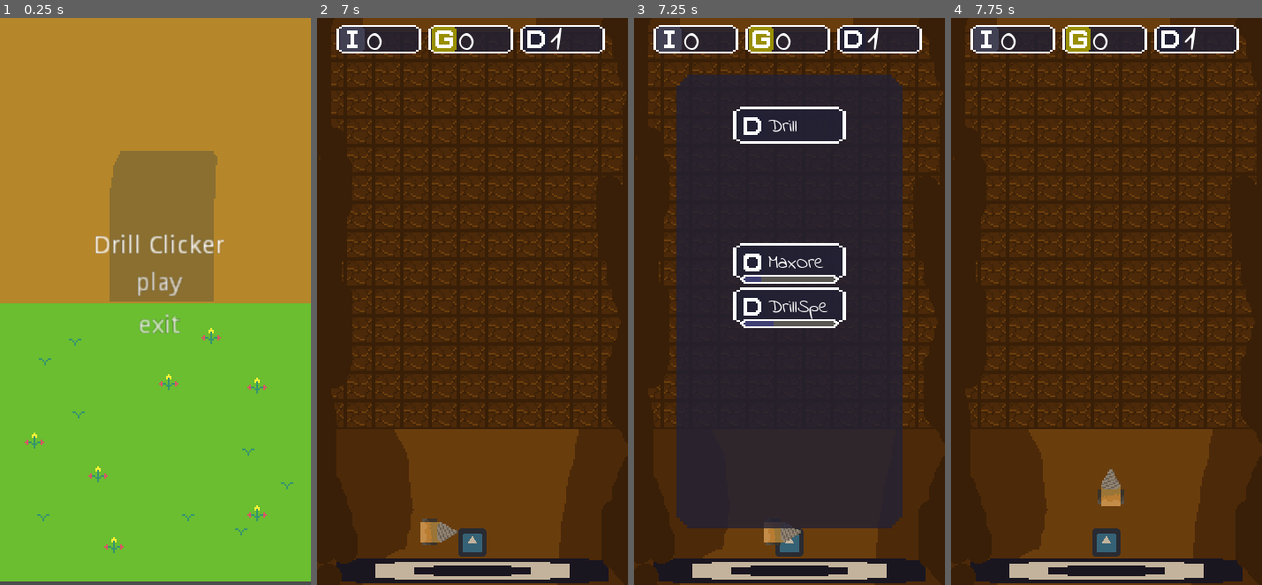
Above: before the commit, frames 1-4 (left to right).
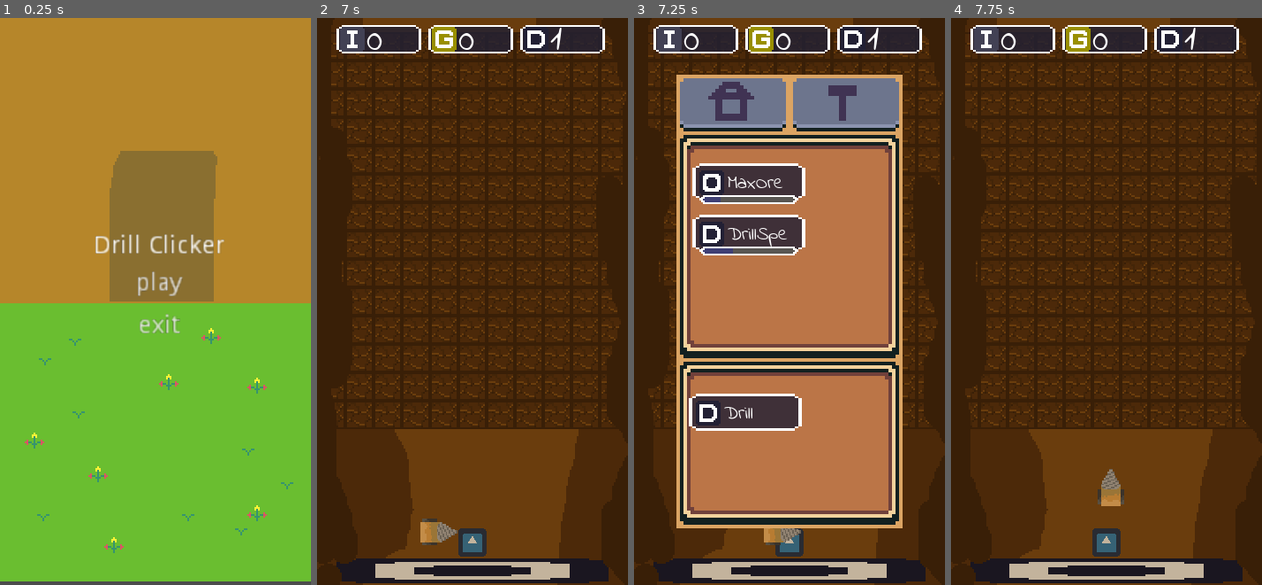
Above: after the commit, the same moments.

Repository: IzumiKei/DrillClicker
Game: Godot game, scene res://Scenes/menu.tscn
Same seed, same stepped clock (60 frames per second), same inputs: the game is played once before the commit and once after it. The engine's default icon, where the game draws it, is replaced by a stand-in: a white triangle on a blue panel in a dark square.
Inputs:
- Up to frame 1 (0.25 s): no input
- Up to frame 2 (7 s): click "play" at 0.5 s; tap Enter at 1.25 s; hold Right (ui_right) 1.28-2.03 s; tap Z (Mine) every 0.75 s from 1.35 to 6.6 s; tap Space (ui_select) at 1.52, 2.27, 3.77, 4.52, 5.27, 6.77 s; hold Down (ui_down) 2.03-2.78 s; tap R (reset_scene) at 2.75 s; hold Right (ui_right) 2.78-3.53 s; hold Up (ui_up) 3.53-4.28 s; hold Left (ui_left) 4.28-5.78 s; hold Down (ui_down) 5.78-6.53 s; hold Right (ui_right) from 6.53 s (still down)
- Up to frame 3 (7.25 s): keep holding Right (ui_right)
- Up to frame 4 (7.75 s): release Right (ui_right) at 7.28 s; hold Up (ui_up) from 7.28 s (still down); tap Z (Mine) at 7.35 s; tap Space (ui_select) at 7.52 s

Frames 1-2 are identical in both runs. In frame 3, 50% of the frame differs, in the area x 13-87%, y 10-90%; in frame 4, nothing differs.

Commit message:
Dibujos para home menu

Diff:
--- a/Scenes/description_displayer.tscn
+++ b/Scenes/description_displayer.tscn
@@ -1,9 +1,8 @@
-[gd_scene load_steps=7 format=2]
+[gd_scene load_steps=6 format=2]
 
 [ext_resource path="res://Scenes/ore_display.tscn" type="PackedScene" id=1]
-[ext_resource path="res://Assets/Sprites/home_background.png" type="Texture" id=2]
+[ext_resource path="res://Assets/Sprites/default_menu_background.png" type="Texture" id=2]
 [ext_resource path="res://Scripts/description_displayer.gd" type="Script" id=3]
-[ext_resource path="res://Scenes/Resources/stat_max_ore.tres" type="Resource" id=4]
 [ext_resource path="res://Assets/Font/IndieFlower.ttf" type="DynamicFontData" id=5]
 
 [sub_resource type="DynamicFont" id=1]
@@ -11,12 +10,11 @@
 font_data = ExtResource( 5 )
 
 [node name="DescriptionDisplayer" type="NinePatchRect"]
-margin_right = 39.0
-margin_bottom = 40.0
-rect_min_size = Vector2( 128, 128 )
+margin_right = 128.0
+margin_bottom = 64.0
+rect_min_size = Vector2( 128, 96 )
 texture = ExtResource( 2 )
 script = ExtResource( 3 )
-stat = ExtResource( 4 )
 
 [node name="RichTextLabel" type="RichTextLabel" parent="."]
 anchor_left = 0.5
@@ -24,9 +22,9 @@
 anchor_right = 0.5
 anchor_bottom = 0.5
 margin_left = -63.0
-margin_top = -42.0
+margin_top = -26.0
 margin_right = 64.0
-margin_bottom = 41.0
+margin_bottom = 25.0
 custom_fonts/normal_font = SubResource( 1 )
 text = "Effects:
 	Nantoka"
--- a/Scenes/home_menu.tscn
+++ b/Scenes/home_menu.tscn
@@ -24,21 +24,20 @@
 anchor_top = 0.5
 anchor_right = 0.5
 anchor_bottom = 0.5
-margin_left = -32.0
-margin_top = -33.0
-margin_right = 32.0
-margin_bottom = -12.0
+margin_left = -55.0
+margin_top = -78.0
+margin_right = 9.0
+margin_bottom = -57.0
 rect_min_size = Vector2( 64, 20 )
 
 [node name="DrillSpeed" parent="." instance=ExtResource( 4 )]
-anchor_left = 0.5
 anchor_top = 0.5
-anchor_right = 0.5
+anchor_right = 0.0
 anchor_bottom = 0.5
-margin_left = -32.0
-margin_top = -8.0
-margin_right = 32.0
-margin_bottom = 13.0
+margin_left = 9.0
+margin_top = -49.0
+margin_right = 73.0
+margin_bottom = -28.0
 stat = ExtResource( 5 )
 
 [node name="DrillMarket" parent="." instance=ExtResource( 2 )]
@@ -46,10 +45,10 @@
 anchor_top = 0.5
 anchor_right = 0.5
 anchor_bottom = 0.5
-margin_left = -32.0
-margin_top = -110.0
-margin_right = 32.0
-margin_bottom = -89.0
+margin_left = -57.0
+margin_top = 52.0
+margin_right = 7.0
+margin_bottom = 73.0
 item_name = "Drill"
 item_cost = 1
 item_icon = ExtResource( 7 )
@@ -61,6 +60,6 @@
 anchor_right = 0.5
 anchor_bottom = 1.0
 margin_left = -64.0
-margin_top = -128.0
+margin_top = -96.0
 margin_right = 64.0
 margin_bottom = 0.0
--- a/Scripts/description_displayer.gd
+++ b/Scripts/description_displayer.gd
@@ -7,9 +7,6 @@
 onready var display_1 = $Control/OreDisplay
 onready var display_2 = $Control/OreDisplay2
 onready var _button = $UpgradeButton
-
-func _ready():
-	update_description()
 
 
 func update_description():
Binary file added: Assets/Sprites/Bocetos/HomeMenu_Home.aseprite
Binary file added: Assets/Sprites/Bocetos/HomeMenu_Home.png
Not shown, added: Assets/Sprites/Bocetos/HomeMenu_Home.png.import
Binary file added: Assets/Sprites/Bocetos/HomeMenu_Upgrades.aseprite
Binary file added: Assets/Sprites/Bocetos/HomeMenu_Upgrades.png
Not shown, added: Assets/Sprites/Bocetos/HomeMenu_Upgrades.png.import
Binary file removed: Assets/Sprites/button_background-export.png
Binary file removed: Assets/Sprites/button_background.aseprite
Binary file added: Assets/Sprites/default_menu_background.png
Not shown, changed: Assets/Sprites/default_menu_background.png.import
Binary file changed: Assets/Sprites/home_background.aseprite
Binary file changed: Assets/Sprites/home_background.png
